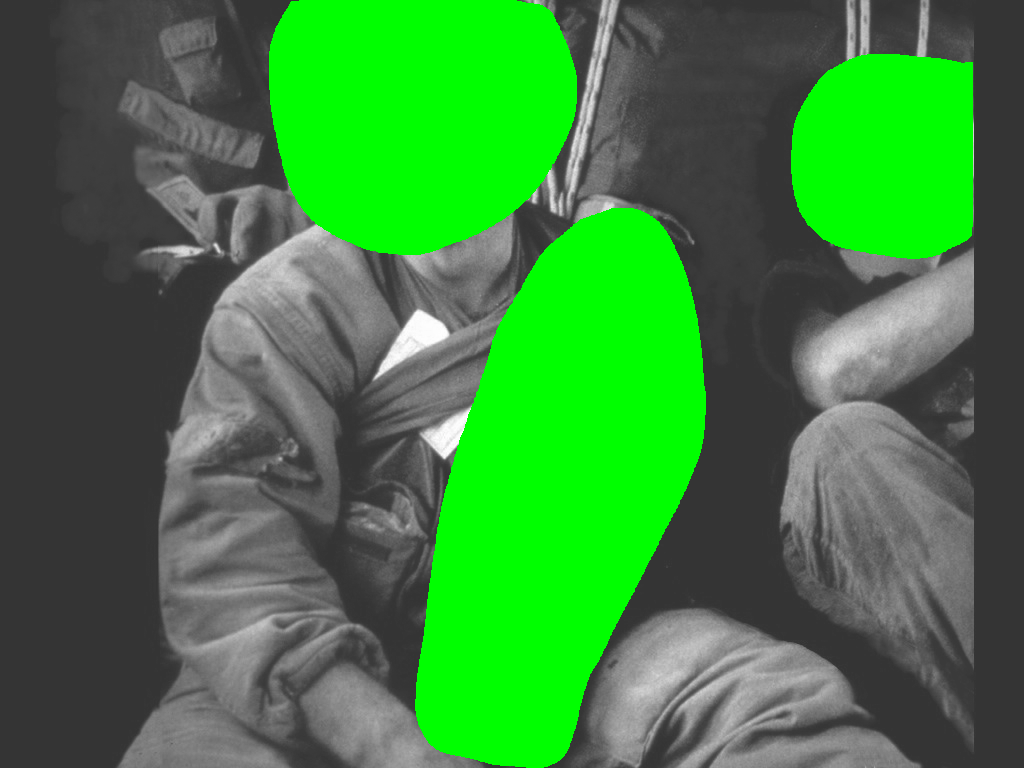
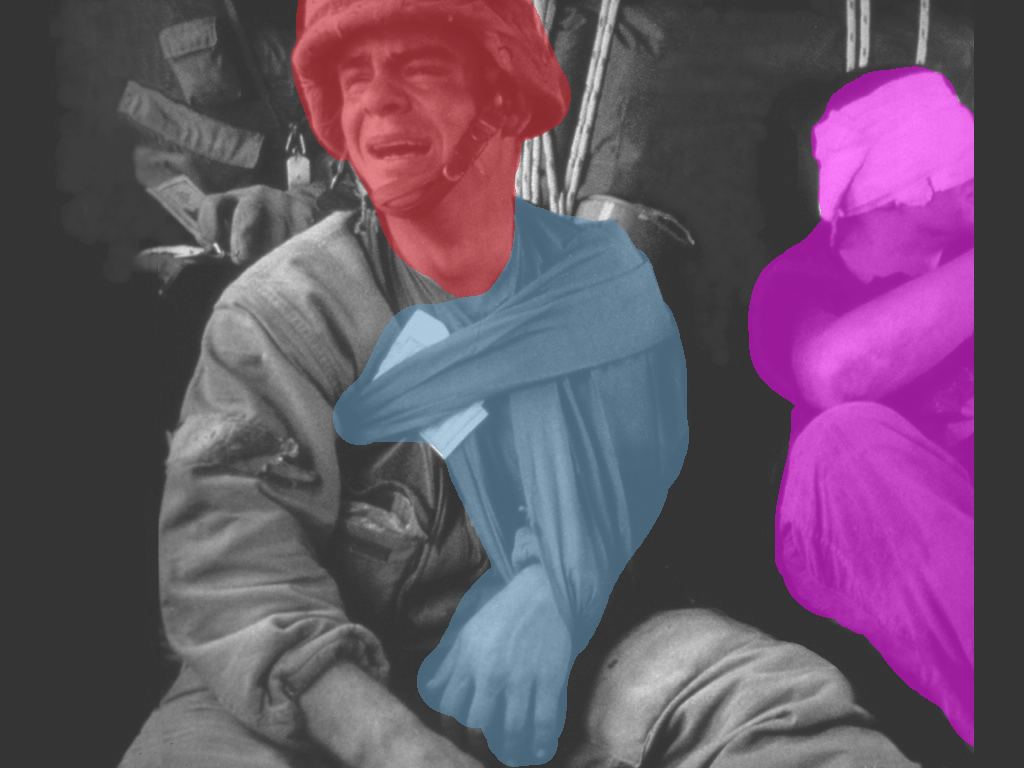
Comparing the layer stacks of the two 1024 × 768 images. Changes:
"3": opacity 100% → 50%, painted on it over (x1=748, y1=54, x2=974, y2=747)
"2": opacity 100% → 50%, painted on it over (x1=333, y1=194, x2=706, y2=768)
"1": opacity 100% → 50%, painted on it over (x1=269, y1=0, x2=577, y2=298)
